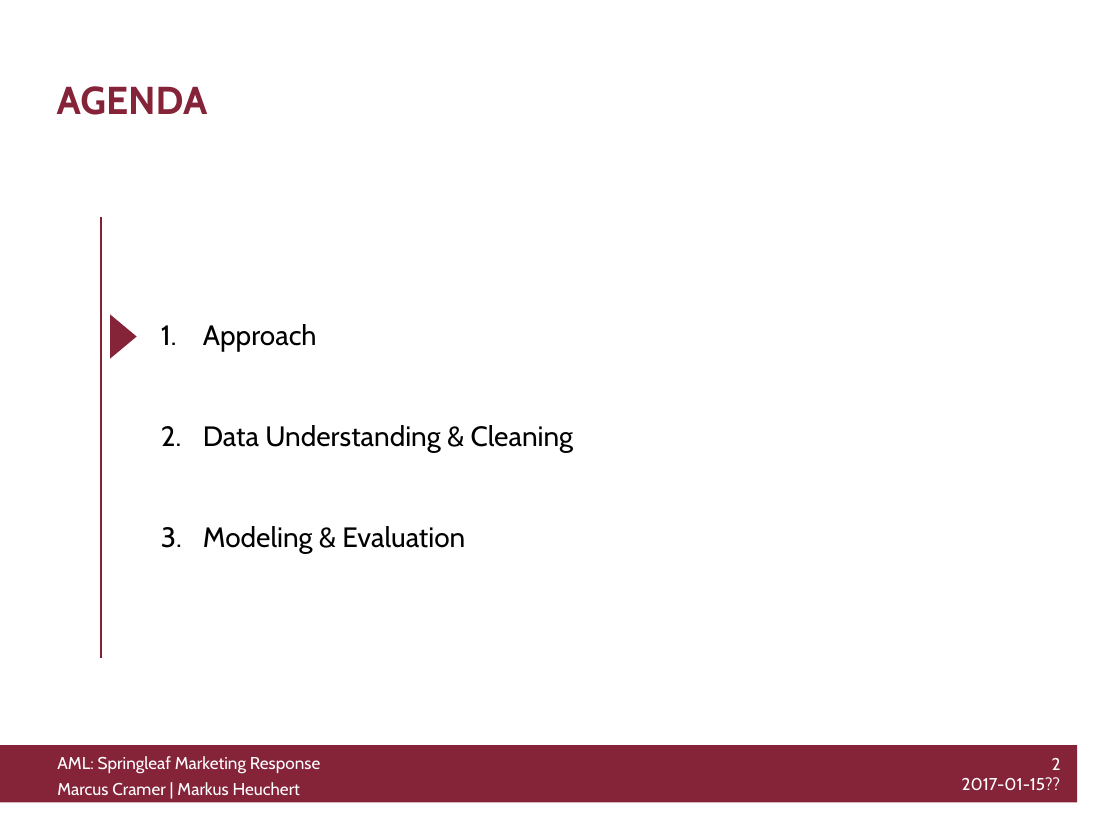
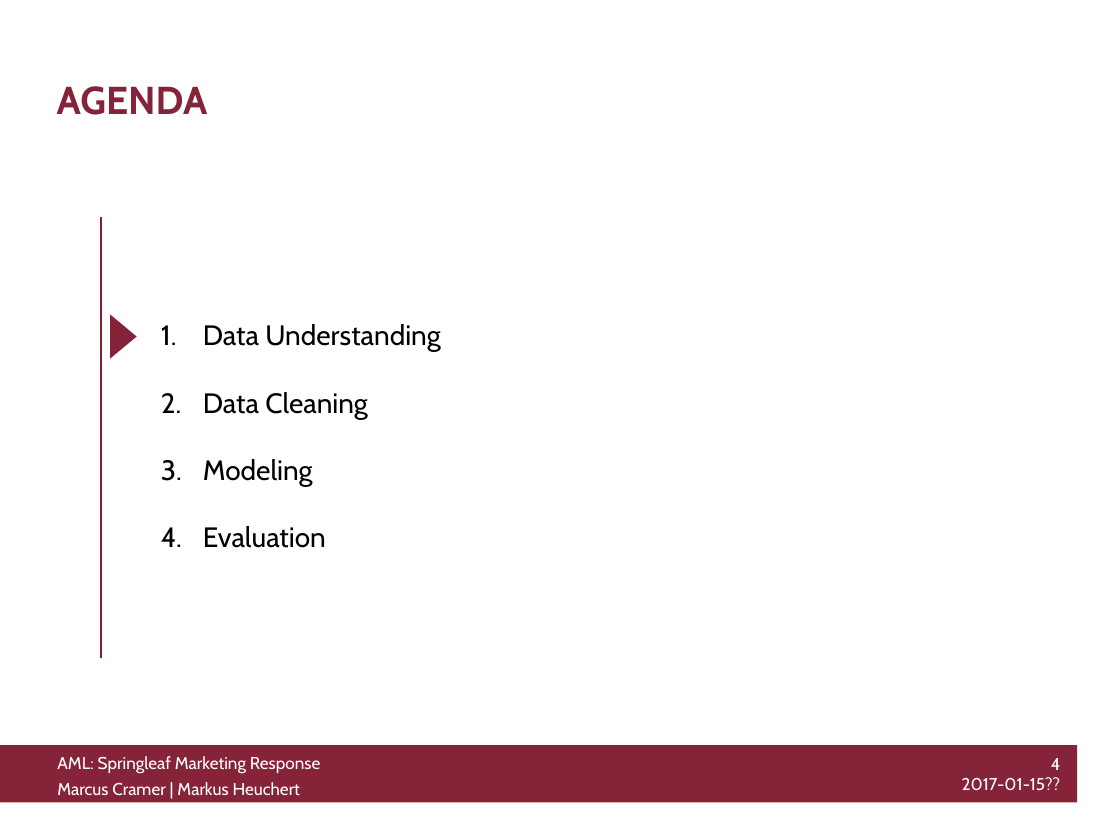
Before and after one commit to knusperman/AML_Springleaf, a slide deck: slide 4 of Presentation/presentation_outline.pptx (slide 2 before the commit). Drawn at 1120x840 pixels with LibreOffice and Linux fonts; fonts in the diff are those of the drawing; background and template pictures are left out. Boxes give left, top, right and bottom in pixels: in the first picture for what was removed or moved away, otherwise in the second. Text is boxed around its words. In the diff, an @@ line names an element or a change of style, - is before the commit and + after.

```diff
--- a/Presentation/presentation_outline.pptx
+++ b/Presentation/presentation_outline.pptx
@@ text at bbox=[203, 324, 441, 548]: text changed @@
-1. Approach
-2. Data Understanding & Cleaning
-3. Modeling & Evaluation
+1. Data Understanding
+2. Data Cleaning
+3. Modeling
+4. Evaluation
@@ text at bbox=[962, 758, 1061, 791]: text changed @@
-2
-2017-01-15??
+4
+2017-01-15??
```
Also in this commit, not shown: 2 other slides changed, 8 slides added, 11 slides removed, 1 other file.
